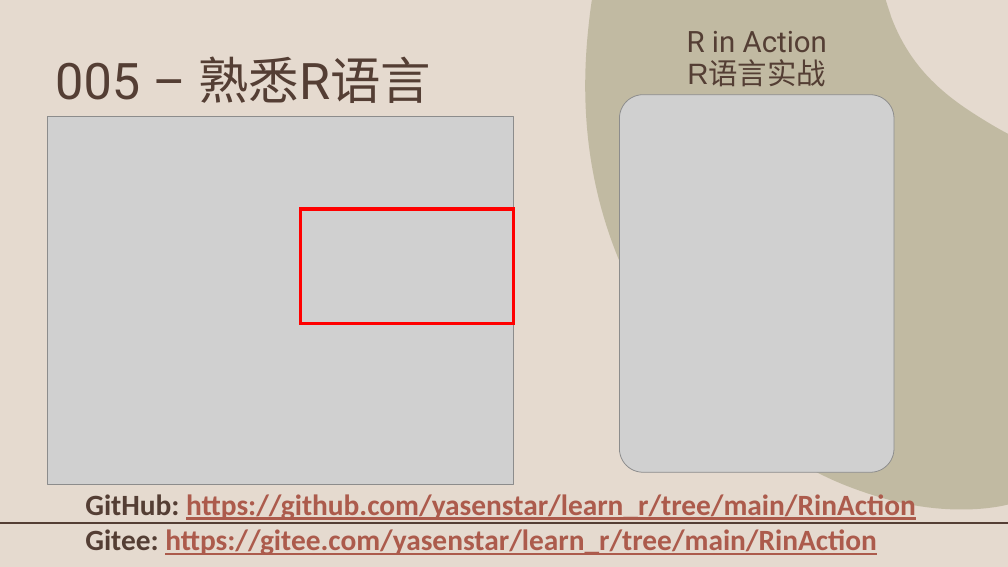
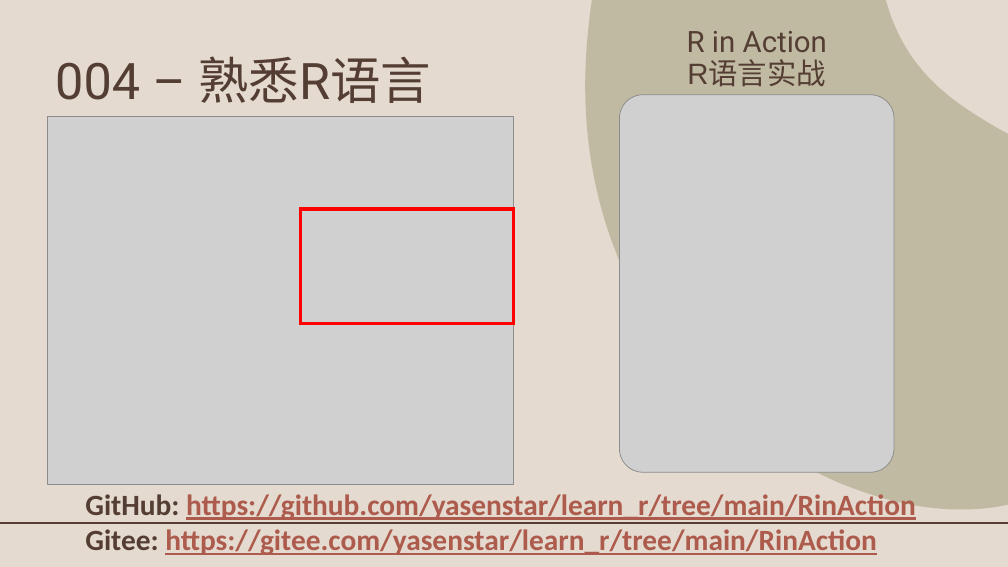
Before and after one commit to yasenstar/learn_r, a slide deck: slide 4 of RinAction/R_in_Action.pptx (slide 5 before the commit). Drawn at 1008x567 pixels with LibreOffice and Linux fonts; fonts in the diff are those of the drawing; grey boxes stand for pictures; background and template pictures are left out. Boxes give left, top, right and bottom in pixels: in the first picture for what was removed or moved away, otherwise in the second. Text is boxed around its words. In the diff, an @@ line names an element or a change of style, - is before the commit and + after.

```diff
--- a/RinAction/R_in_Action.pptx
+++ b/RinAction/R_in_Action.pptx
@@ title at <box>55,56,431,103</box>: text changed @@
-005 – 熟悉R语言
+004 – 熟悉R语言
```
Also in this commit, not shown: 1 other slide changed, 1 slide added, 2 other files.
